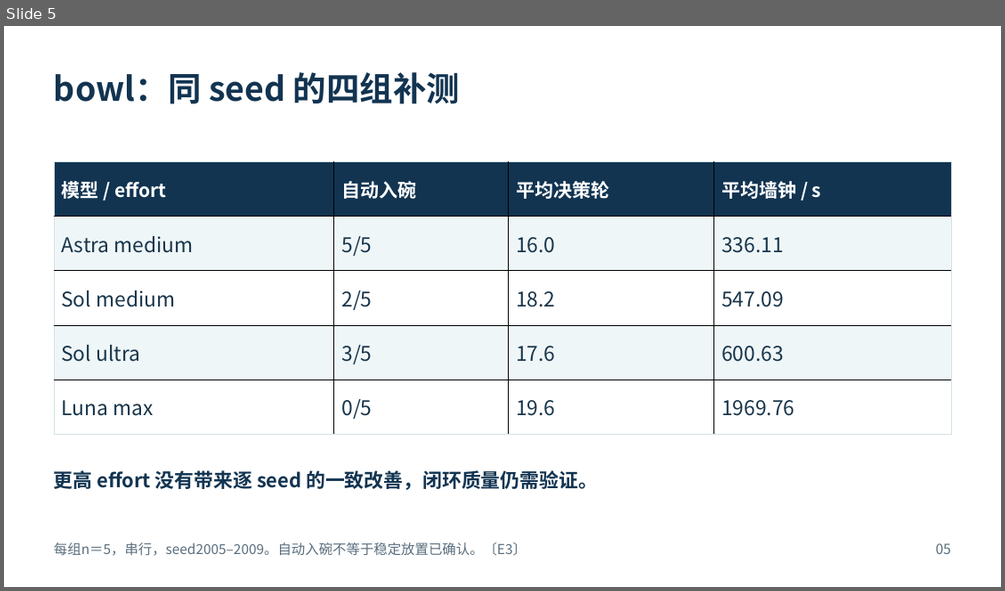
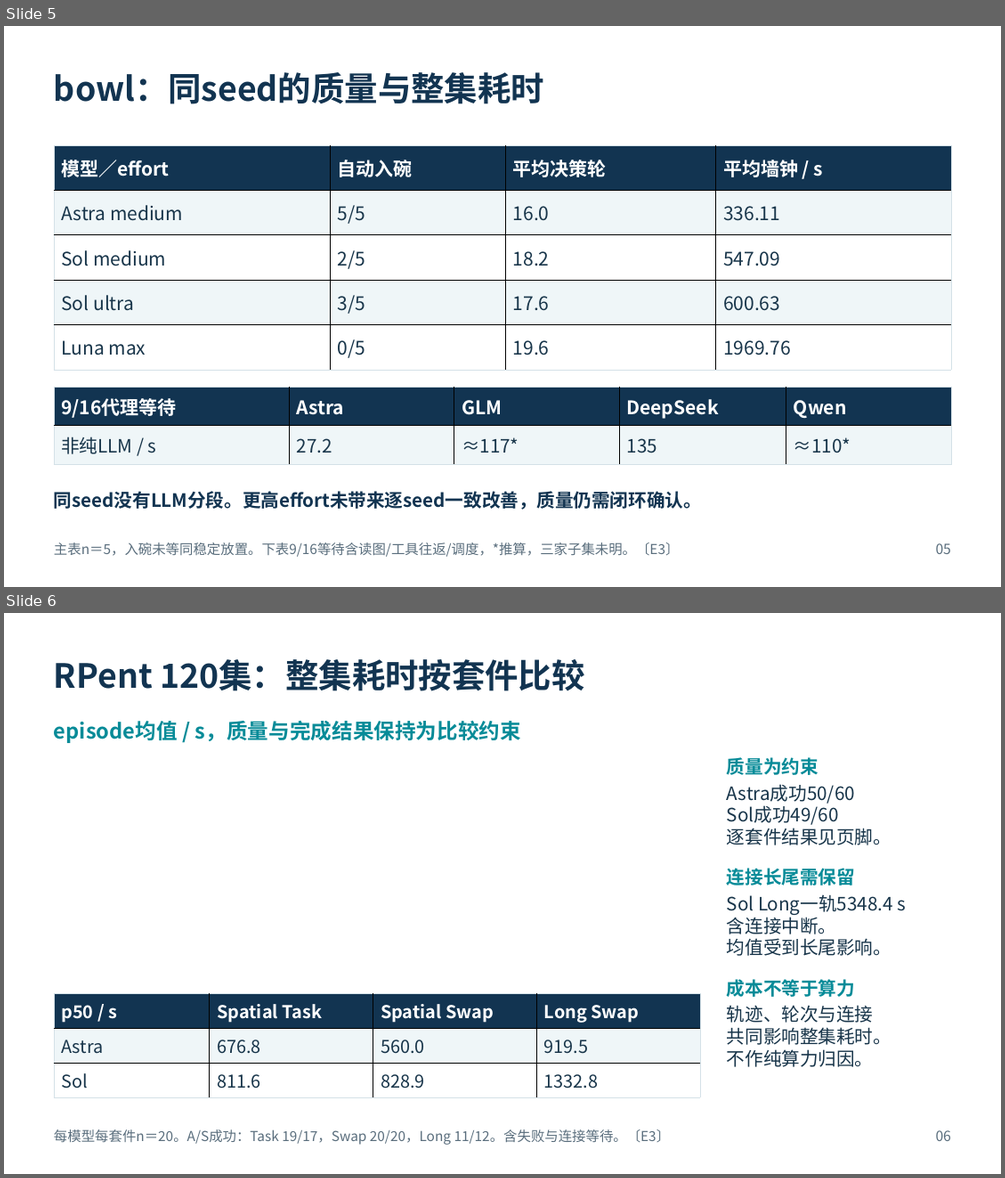
Before and after one commit to Xxc33128/embodied-ai, a slide deck: weeks/2026_1012-1018_RPent多模型性能分析/2026-10-14-综合性能评估/具身智能推理性能评估汇报.pptx. Shown one above the other, each under a label of ours: slide 5 before the commit, slides 5 and 6 after it. The pictures are 1005x591 and 1005x1178 pixels, drawn with LibreOffice and Linux fonts; fonts in the diff are those of the drawing. Boxes give left, top, right and bottom in pixels: in the first picture for what was removed or moved away, otherwise in the second. Text is boxed around its words. In the diff, an @@ line names an element or a change of style, - is before the commit and + after.

```diff
--- a/weeks/2026_1012-1018_RPent多模型性能分析/2026-10-14-综合性能评估/具身智能推理性能评估汇报.pptx
+++ b/weeks/2026_1012-1018_RPent多模型性能分析/2026-10-14-综合性能评估/具身智能推理性能评估汇报.pptx
@@ slide 6 added at (4, 613, 1001, 1174), background #FFFFFF @@
@@ text added at (54, 659, 584, 691), 32 pt, text #123451, bold @@
+RPent 120集：整集耗时按套件比较
@@ text added at (54, 721, 521, 743), 20.2 pt, text #078B98, bold @@
+episode均值 / s，质量与完成结果保持为比较约束
@@ text added at (727, 757, 818, 775), 17.6 pt, text #078B98, bold @@
+质量为约束
@@ text added at (727, 784, 891, 845), 17.6 pt, text #18354A @@
+Astra成功50/60
+Sol成功49/60
+逐套件结果见页脚。
@@ text added at (727, 868, 855, 885), 17.6 pt, text #078B98, bold @@
+连接长尾需保留
@@ text added at (727, 894, 906, 956), 17.6 pt, text #18354A @@
+Sol Long一轨5348.4 s
+含连接中断。
+均值受到长尾影响。
@@ text added at (727, 979, 855, 997), 17.6 pt, text #078B98, bold @@
+成本不等于算力
@@ table added at (54, 993, 701, 1097), 3 rows, 4 columns @@
+p50 / s | Spatial Task | Spatial Swap | Long Swap
+Astra | 676.8 | 560.0 | 919.5
+Sol | 811.6 | 828.9 | 1332.8
@@ text added at (727, 1005, 891, 1067), 17.6 pt, text #18354A @@
+轨迹、轮次与连接
+共同影响整集耗时。
+不作纯算力归因。
@@ text added at (54, 1129, 671, 1144), 13.1 pt, text #5A6E7D @@
+每模型每套件n＝20。A/S成功：Task 19/17，Swap 20/20，Long 11/12。含失败与连接等待。〔E3〕
@@ text added at (936, 1130, 951, 1141), 13.5 pt, text #5A6E7D @@
+06
@@ slide 5 changed as well @@
@@ text at (54, 72, 544, 104): text changed @@
-bowl：同 seed 的四组补测
+bowl：同seed的质量与整集耗时
@@ table at (54, 145, 952, 370) @@
-row 1, column 1: 模型 / effort
+row 1, column 1: 模型／effort
@@ size 19.5 to 18 pt in "Astra medium", "5/5", "16.0", "336.11" and 12 more places @@
@@ table: place and size @@
-table at (54, 161, 952, 435)
+table at (54, 145, 952, 370)
@@ table added at (54, 386, 952, 464), 2 rows, 5 columns @@
+9/16代理等待 | Astra | GLM | DeepSeek | Qwen
+非纯LLM / s | 27.2 | ≈117* | 135 | ≈110*
@@ text at (54, 491, 702, 509): text changed; size 18.8 to 17.6 pt @@
-更高 effort 没有带来逐 seed 的一致改善，闭环质量仍需验证。
+同seed没有LLM分段。更高effort未带来逐seed一致改善，质量仍需闭环确认。
@@ text at (54, 542, 680, 556): text changed @@
-每组n＝5，串行，seed2005–2009。自动入碗不等于稳定放置已确认。〔E3〕
+主表n＝5，入碗未等同稳定放置。下表9/16等待含读图/工具往返/调度，*推算，三家子集未明。〔E3〕
```
Also in this commit, not shown: 5 other slides changed, 12 other slides added, 14 slides removed, 4 other files.
